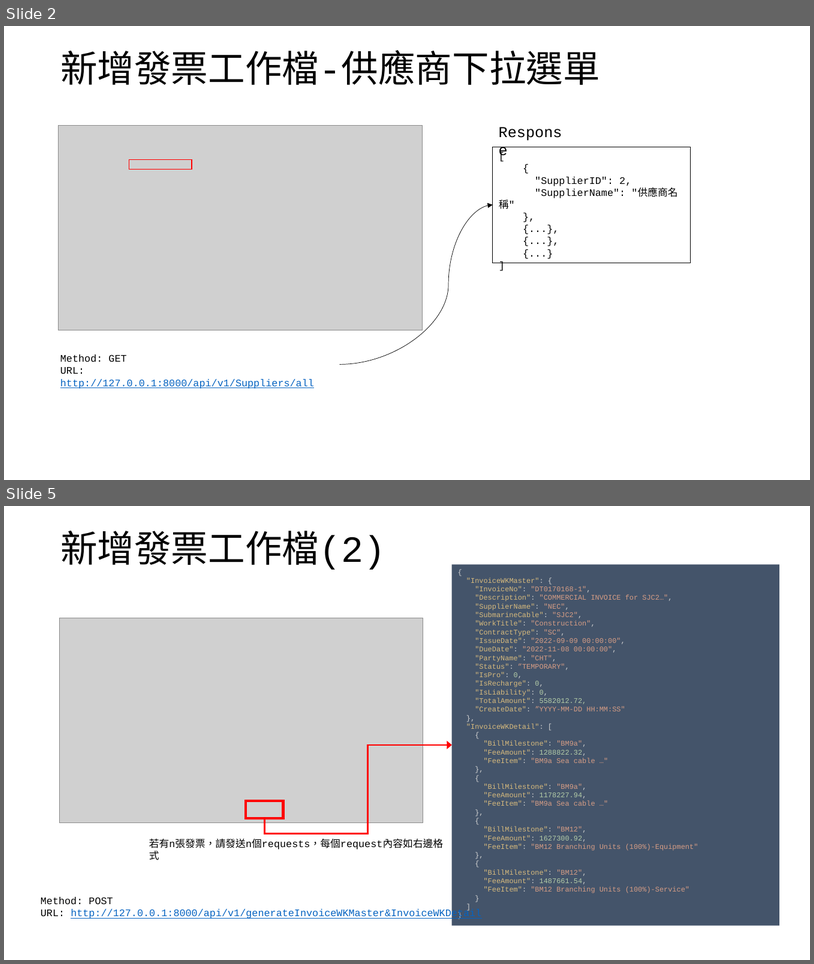
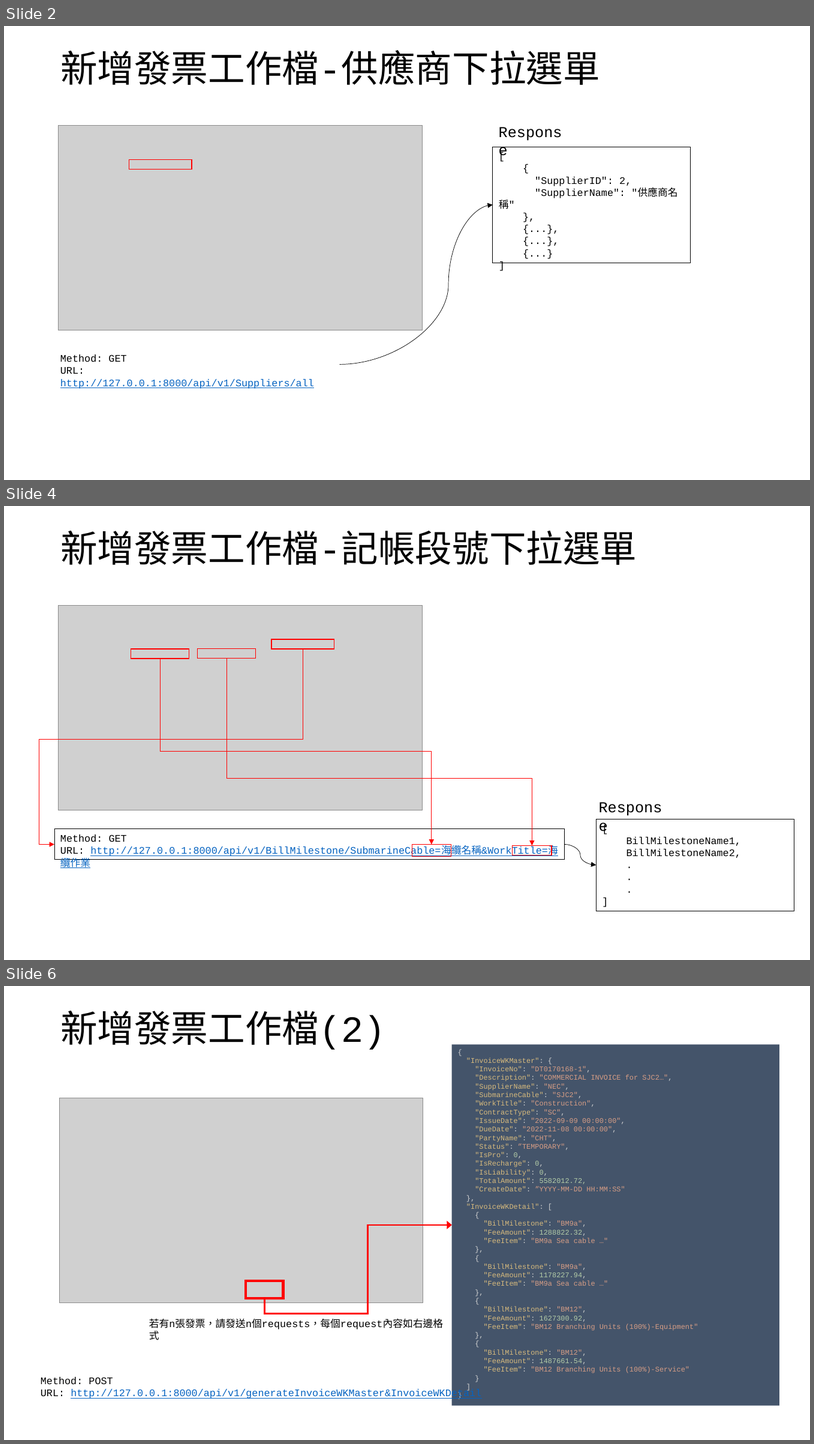
Before and after one commit to appletime81/cbp-sys-api, a slide deck: CBP專案/發票工作主檔&發票工作明細檔API.pptx. Shown one above the other, each under a label of ours: slides 2 and 5 before the commit, slides 2, 4 and 6 after it; the slides between them are not shown. The pictures are 814x964 and 814x1444 pixels, drawn with LibreOffice and Linux fonts; fonts in the diff are those of the drawing; grey boxes stand for pictures. Boxes give left, top, right and bottom in pixels: in the first picture for what was removed or moved away, otherwise in the second. Text is boxed around its words. In the diff, an @@ line names an element or a change of style, - is before the commit and + after.

```diff
--- a/CBP專案/發票工作主檔&發票工作明細檔API.pptx
+++ b/CBP專案/發票工作主檔&發票工作明細檔API.pptx
@@ slide 4 added at bbox=[4, 506, 810, 960], background #FFFFFF @@
@@ title added at bbox=[60, 531, 637, 565], 44 pt, text #000000 @@
+新增發票工作檔-記帳段號下拉選單
@@ picture added at bbox=[59, 605, 423, 810] @@
@@ elbow arrow added from (303, 649) to (54, 844), #FF0000 0.5 pt @@
@@ rectangle added at bbox=[131, 649, 190, 658], outline #FF0000 1 pt @@
@@ rectangle added at bbox=[198, 649, 256, 658], outline #FF0000 1 pt @@
@@ rectangle added at bbox=[272, 639, 335, 649], outline #FF0000 1 pt @@
@@ elbow arrow added from (160, 658) to (432, 844), #FF0000 0.5 pt @@
@@ elbow arrow added from (227, 658) to (532, 846), #FF0000 0.5 pt @@
@@ text added at bbox=[593, 795, 675, 819], 18 pt, text #000000 @@
+Response
@@ rectangle added at bbox=[54, 829, 565, 859], outline #000000 0.75 pt, 12 pt, text #0563C1, underline @@
+Method: GET
+URL: http://127.0.0.1:8000/api/v1/BillMilestone/SubmarineCable=海纜名稱&WorkTitle=海纜作業
@@ rectangle added at bbox=[597, 819, 795, 910], outline #000000 0.75 pt, 12 pt, text #000000 @@
+[
+BillMilestoneName1,
+BillMilestoneName2,
+.
+.
+.
+]
@@ rectangle added at bbox=[413, 844, 452, 856], outline #FF0000 1 pt @@
@@ rectangle added at bbox=[513, 846, 552, 855], outline #FF0000 1 pt @@
@@ curved arrow added from (565, 844) to (597, 865), #000000 0.5 pt @@
@@ what was slide 5 is now slide 6 @@
```
Also in this commit, not shown: 2 slides changed, 12 other files.
